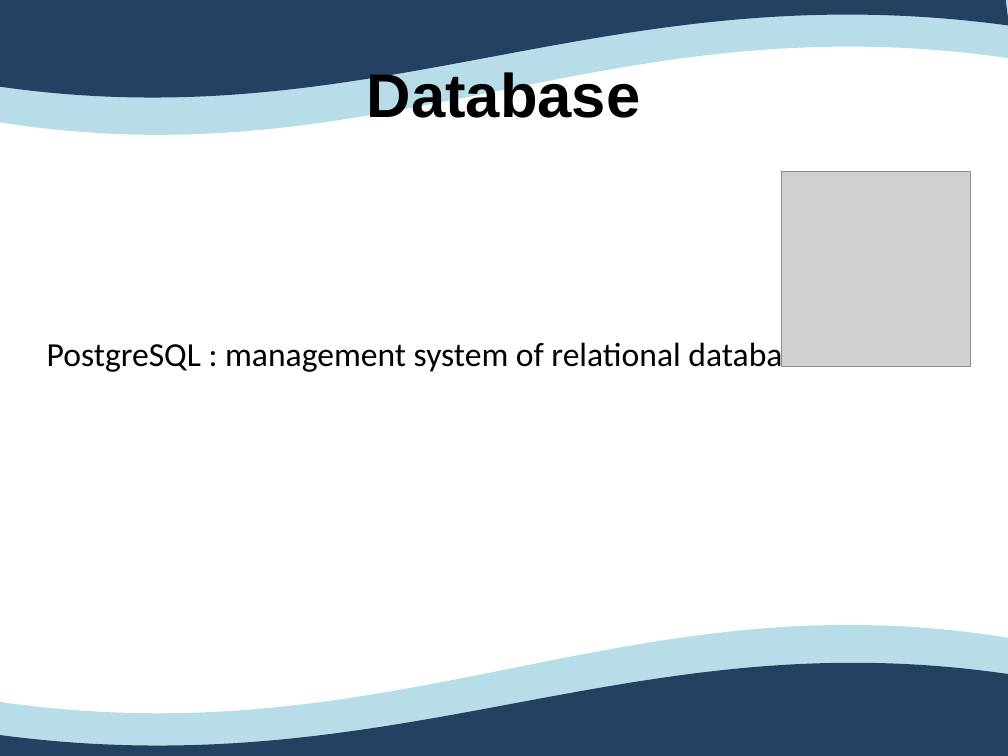
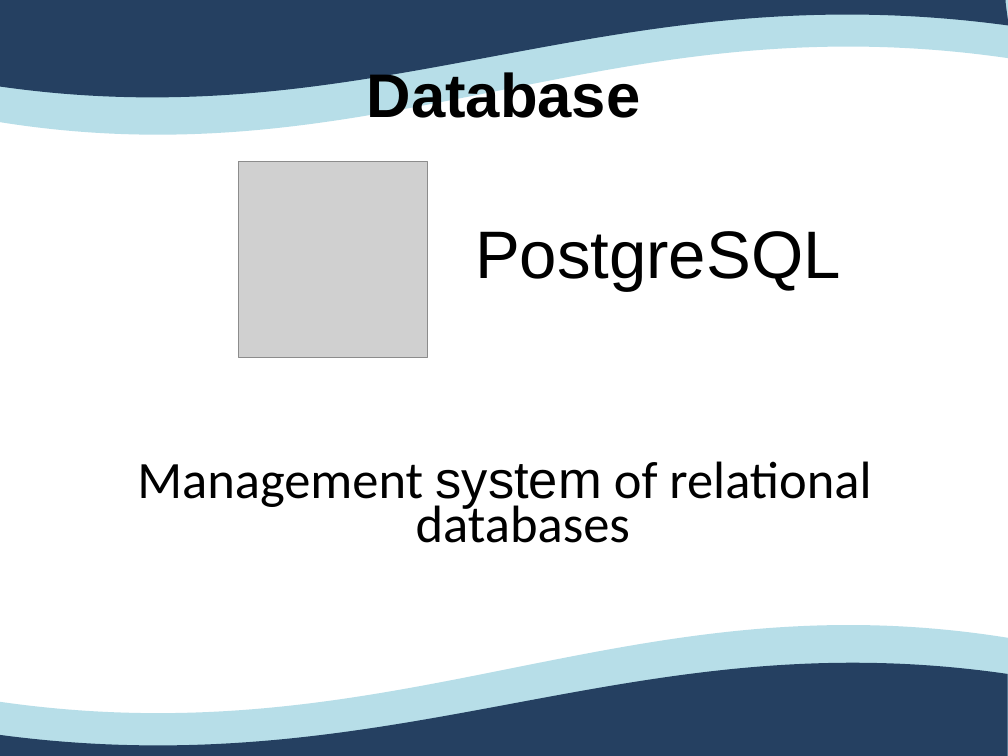
Before and after one commit to Ovan33/Immobilier, a slide deck: slide 8 of docs/Rapport/ProjetTuteureAnglais.ppt. Drawn at 1008x756 pixels with LibreOffice and Linux fonts; fonts in the diff are those of the drawing; grey boxes stand for pictures. Boxes give left, top, right and bottom in pixels: in the first picture for what was removed or moved away, otherwise in the second. Text is boxed around its words. In the diff, an @@ line names an element or a change of style, - is before the commit and + after.

```diff
--- a/docs/Rapport/ProjetTuteureAnglais.ppt
+++ b/docs/Rapport/ProjetTuteureAnglais.ppt
@@ outline redrawn in 3 elements at <box>0,662,1008,756</box>, <box>0,0,1008,98</box>, <box>0,0,1008,135</box> @@
@@ picture: place and size @@
-picture at <box>782,171,971,367</box>
+picture at <box>238,162,426,358</box>
@@ text added at <box>475,231,841,291</box>, 48 pt, text #000000 @@
+PostgreSQL
@@ text at <box>137,461,871,543</box>: text changed; size 24 to 37.5 pt @@
-PostgreSQL : management system of relational databases
+Management system of relational databases
```
Also in this commit, not shown: 18 other slides changed, 7 slides added, 6 slides removed, 9 other files.
